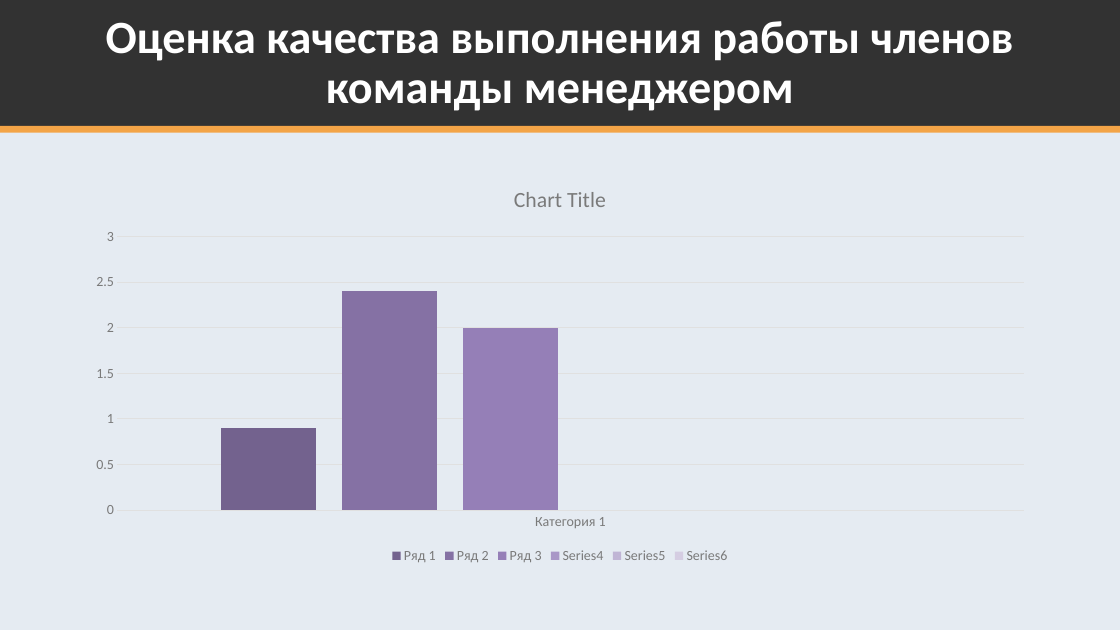
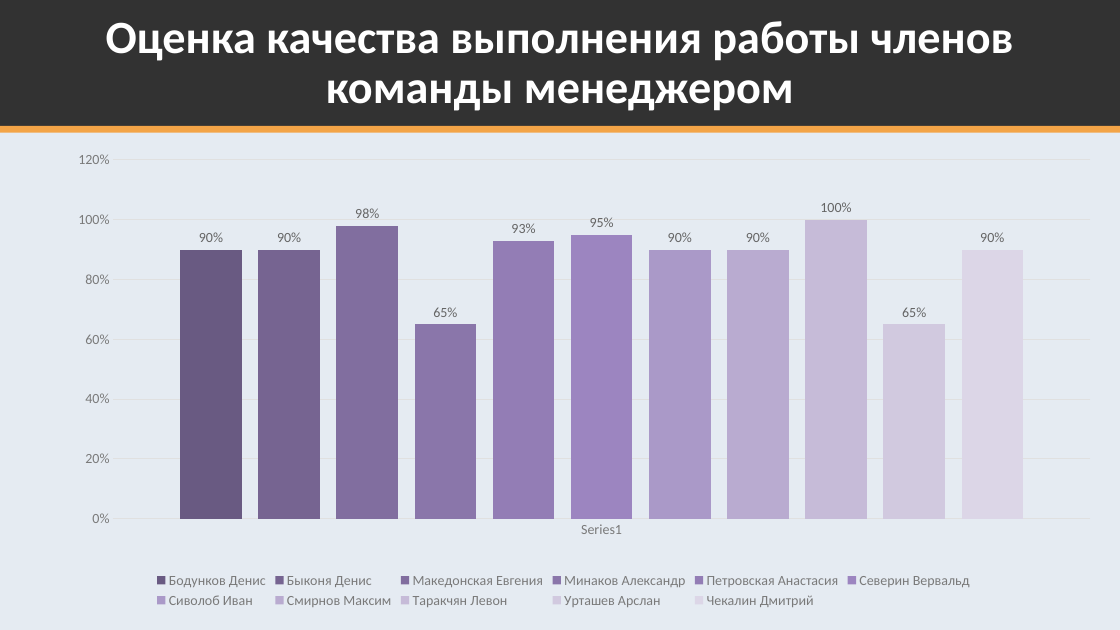
Before and after one commit to K224/TPKS, a slide deck: slide 19 of k224-docs/Servis_po_organizatsii_i_poisku_meropriaty_Par.pptx. Drawn at 1120x630 pixels with LibreOffice and Linux fonts; fonts in the diff are those of the drawing. Boxes give left, top, right and bottom in pixels: in the first picture for what was removed or moved away, otherwise in the second. Text is boxed around its words. In the diff, an @@ line names an element or a change of style, - is before the commit and + after.

```diff
--- a/k224-docs/Servis_po_organizatsii_i_poisku_meropriaty_Par.pptx
+++ b/k224-docs/Servis_po_organizatsii_i_poisku_meropriaty_Par.pptx
@@ column chart at (x1=37, y1=145, x2=1091, y2=612) @@
-categories: Категория 1
+categories: 
-Ряд 1: 0.9
+Бодунков Денис: 0.9
@@ colour of Бодунков Денис #73628E to #6A5A82 @@
@@ data labels of Бодунков Денис added @@
-Ряд 2: 2.4
+Быконя Денис: 0.9
@@ colour of Быконя Денис #8672A4 to #766592 @@
@@ data labels of Быконя Денис added @@
-Ряд 3: 2
+Македонская Евгения: 0.98
@@ colour of Македонская Евгения #957FB7 to #816E9F @@
@@ data labels of Македонская Евгения added @@
-: -
+Минаков Александр: 0.65
@@ colour of Минаков Александр #A997C7 to #8A76AA @@
@@ data labels of Минаков Александр added @@
-: -
+Петровская Анастасия: 0.93
@@ colour of Петровская Анастасия #C1B5D5 to #947EB6 @@
@@ data labels of Петровская Анастасия added @@
-: -
+Северин Вервальд: 0.95
@@ colour of Северин Вервальд #D5CEE2 to #9C85C0 @@
@@ data labels of Северин Вервальд added @@
+Сиволоб Иван: 0.9
+Смирнов Максим: 0.9
+Таракчян Левон: 1
+Урташев Арслан: 0.65
+Чекалин Дмитрий: 0.9
@@ plot area changed @@
@@ column chart resized from (x1=77, y1=168, x2=1044, y2=568) to (x1=37, y1=145, x2=1091, y2=612) @@
```
Also in this commit, not shown: 1 other slide changed.
